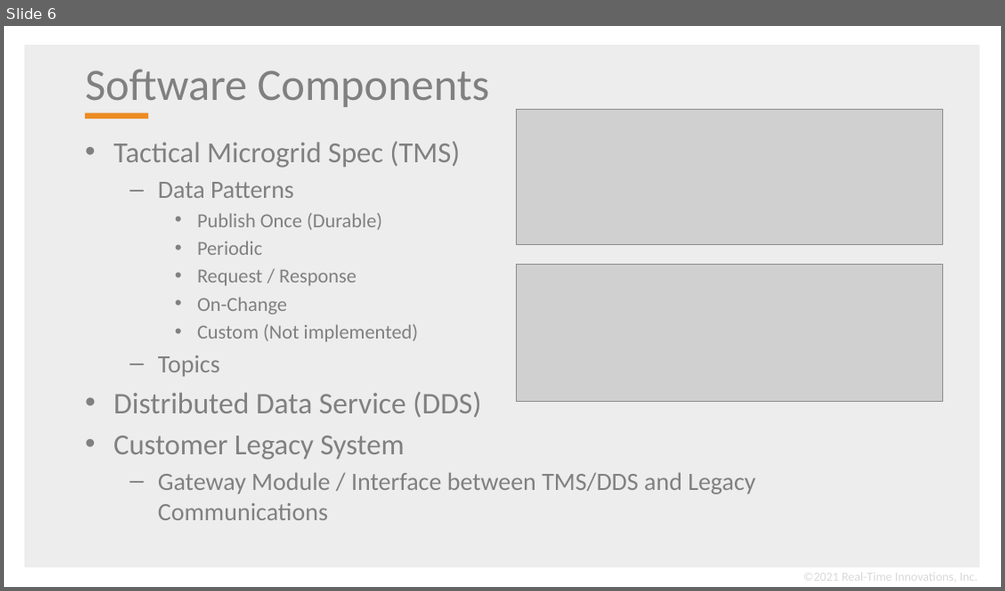
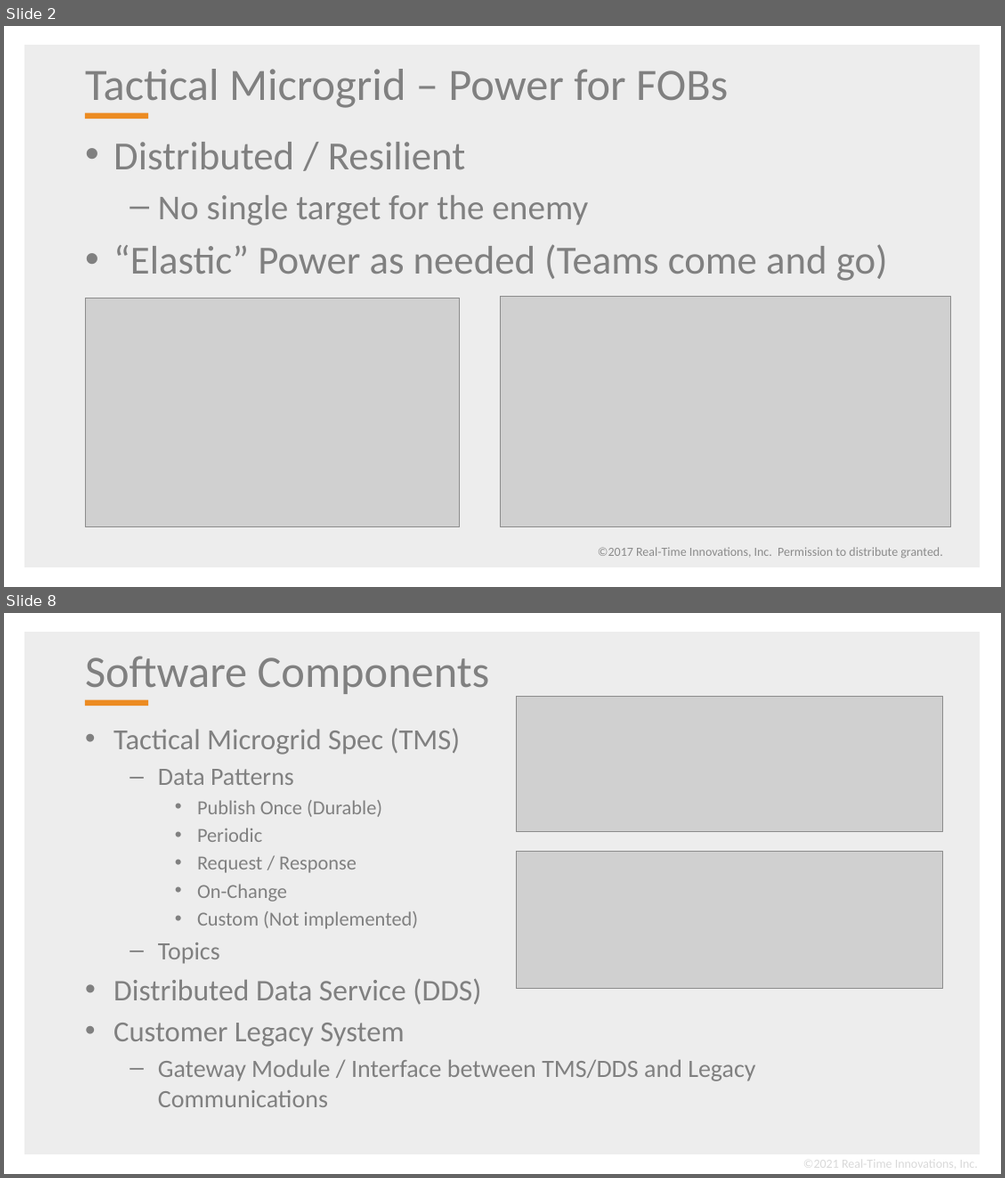
Before and after one commit to psmass/tms, a slide deck: tmsExample.pptx. Shown one above the other, each under a label of ours: slide 6 before the commit, slides 2 and 8 after it; the slides between them are not shown. The pictures are 1005x591 and 1005x1178 pixels, drawn with LibreOffice and Linux fonts; fonts in the diff are those of the drawing; grey boxes stand for pictures; background and template pictures are left out. Boxes give left, top, right and bottom in pixels: in the first picture for what was removed or moved away, otherwise in the second. Text is boxed around its words. In the diff, an @@ line names an element or a change of style, - is before the commit and + after.

```diff
--- a/tmsExample.pptx
+++ b/tmsExample.pptx
@@ slide 2 added at [4,26,1001,587], background #FFFFFF; not listed: 2 template elements that a slide beside it also shows @@
@@ title added at [85,69,728,108], 43.2 pt, text #808080 @@
+Tactical Microgrid – Power for FOBs
@@ text added at [113,142,888,281], 38.4 pt, text #808080 @@
+• Distributed / Resilient
+  – No single target for the enemy
+• “Elastic” Power as needed (Teams come and go)
@@ picture added at [85,298,460,527] @@
@@ picture added at [501,297,952,528] @@
@@ text added at [598,547,942,557], 12 pt, text #8C8C8C @@
+©2017 Real-Time Innovations, Inc. Permission to distribute granted.
@@ what was slide 6 is now slide 8 @@
```
Also in this commit, not shown: 6 slides changed, 1 other slide added, 21 slides removed.
